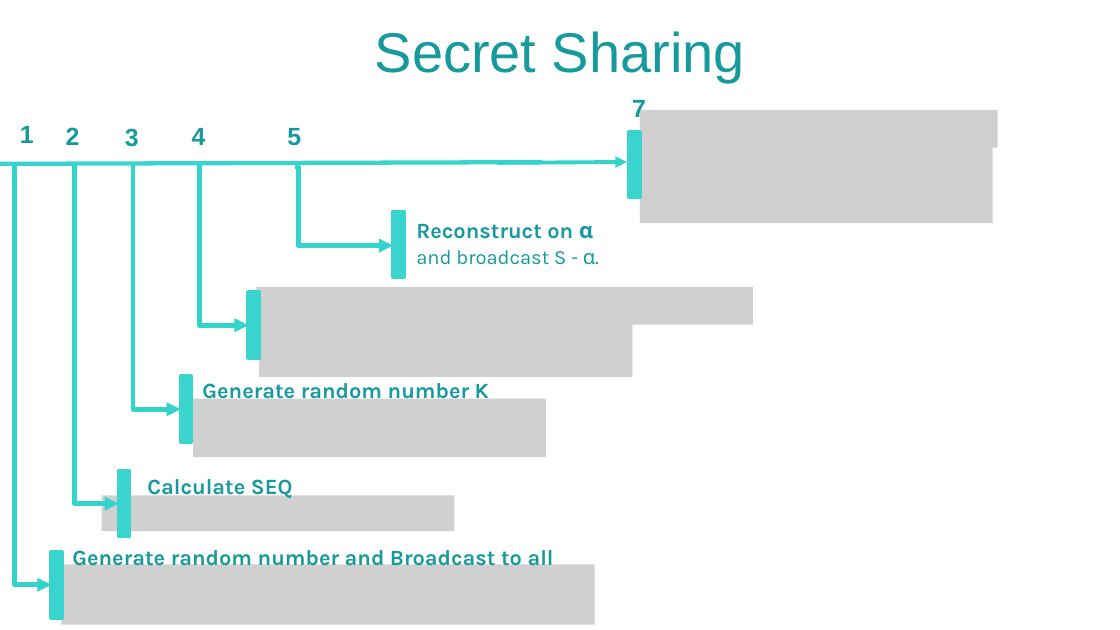
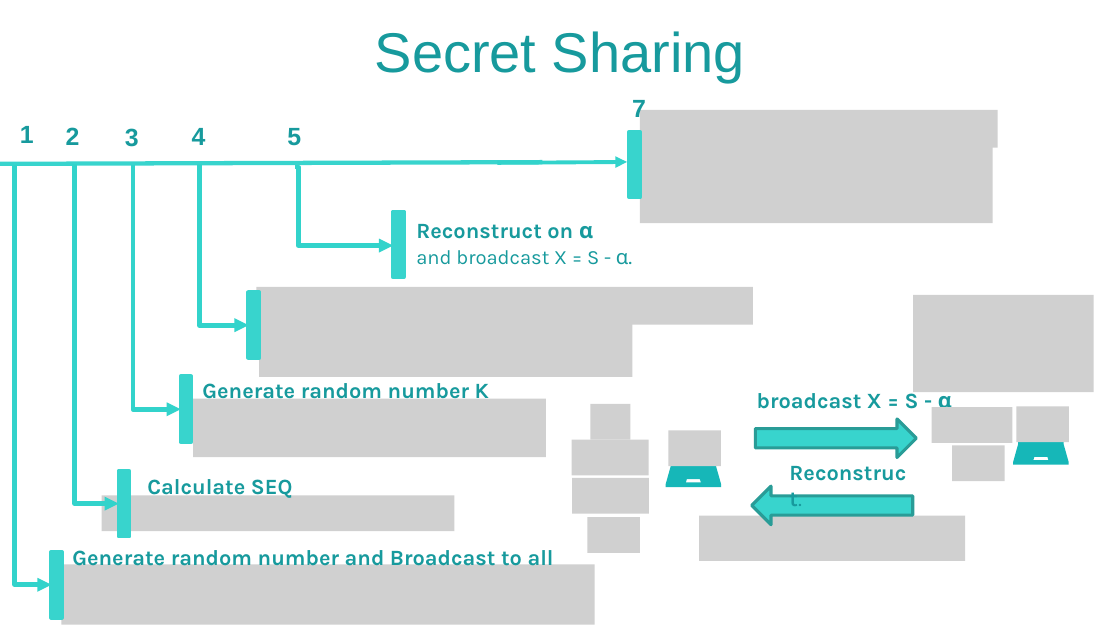
Before and after one commit to sarganio/Final-Project, a slide deck: slide 7 of Final Project.pptx. Drawn at 1120x630 pixels with LibreOffice and Linux fonts; fonts in the diff are those of the drawing; grey boxes stand for pictures; background and template pictures are left out. Boxes give left, top, right and bottom in pixels: in the first picture for what was removed or moved away, otherwise in the second. Text is boxed around its words. In the diff, an @@ line names an element or a change of style, - is before the commit and + after.

```diff
--- a/Final Project.pptx
+++ b/Final Project.pptx
@@ text at [416, 250, 628, 265]: text changed @@
-and broadcast S - α.
+and broadcast X = S - α.
@@ picture added at [913, 295, 1093, 392] @@
@@ text added at [757, 388, 952, 409], 14 pt, text #179A9D, bold @@
+broadcast X = S - α
@@ picture added at [590, 404, 631, 440] @@
@@ right arrow added at [755, 419, 916, 457], fill #38D4CD, outline #299D98 2 pt @@
@@ picture added at [932, 408, 1012, 444] @@
@@ freeform shape added at [1014, 416, 1070, 465], fill #16B7B8 @@
@@ picture added at [1017, 407, 1070, 442] @@
@@ picture added at [571, 440, 648, 476] @@
@@ freeform shape added at [665, 438, 721, 487], fill #16B7B8 @@
@@ picture added at [669, 430, 721, 466] @@
@@ picture added at [952, 446, 1005, 482] @@
@@ picture added at [572, 478, 650, 514] @@
@@ text added at [778, 452, 926, 491], 14 pt, text #179A9D, bold @@
+Reconstruct.
@@ right arrow added at [752, 486, 913, 524], fill #38D4CD, outline #299D98 2 pt @@
@@ picture added at [587, 517, 640, 553] @@
@@ picture added at [699, 515, 965, 560] @@
```
Also in this commit, not shown: 6 other slides changed, 1 slide added, 2 slides removed, 6 other files.
